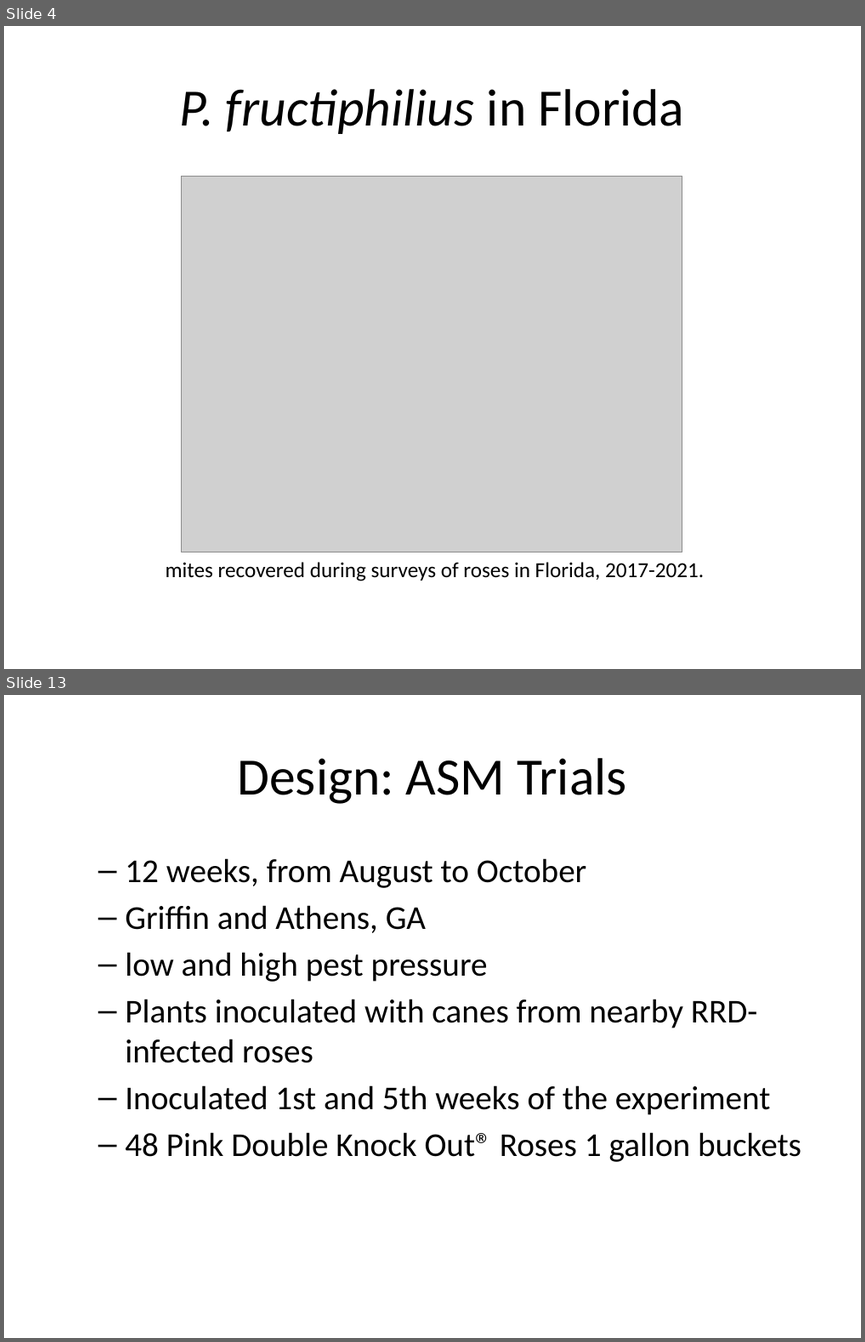
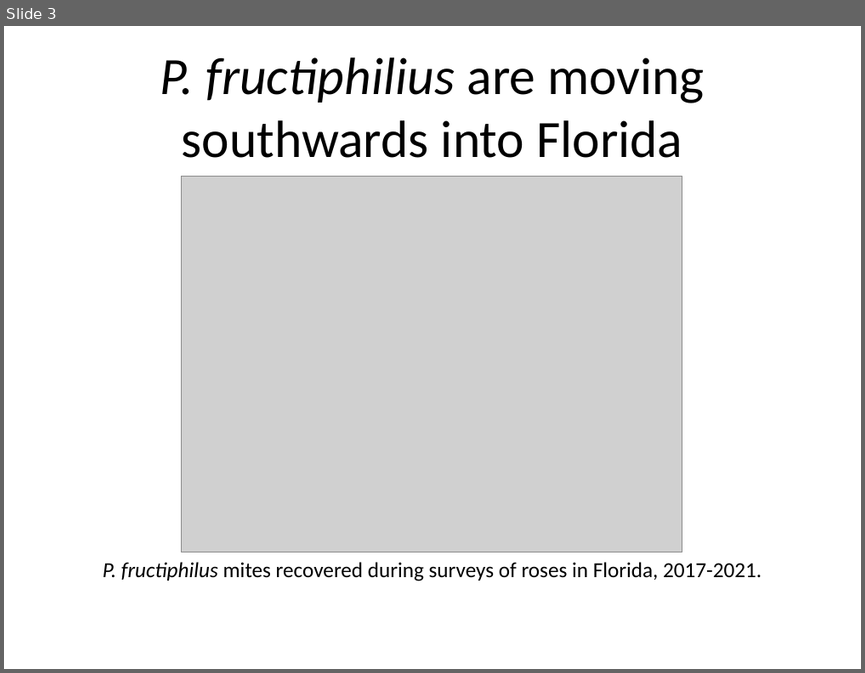
Before and after one commit to fiferworks/conference-presentations, a slide deck: asa-presentation-2021-denver.pptx. Shown one above the other, each under a label of ours: slides 4 and 13 before the commit, slide 3 after it; the slides between them are not shown. The pictures are 865x1342 and 865x673 pixels, drawn with LibreOffice and Linux fonts; fonts in the diff are those of the drawing; grey boxes stand for pictures. Boxes give left, top, right and bottom in pixels: in the first picture for what was removed or moved away, otherwise in the second. Text is boxed around its words. In the diff, an @@ line names an element or a change of style, - is before the commit and + after.

```diff
--- a/asa-presentation-2021-denver.pptx
+++ b/asa-presentation-2021-denver.pptx
@@ slide 13 removed at (4,695,861,1338), background #FFFFFF @@
@@ title removed at (237,758,626,804) @@
-Design: ASM Trials
@@ text removed at (125,858,801,1162) @@
-  – 12 weeks, from August to October
-  – Griffin and Athens, GA
-  – low and high pest pressure
-  – Plants inoculated with canes from nearby RRD-infected roses
-  – Inoculated 1st and 5th weeks of the experiment
-  – 48 Pink Double Knock Out® Roses 1 gallon buckets
@@ what was slide 4 is now slide 3 @@
@@ slide 3 changed as well @@
@@ title at (160,57,704,158): text changed; italic off @@
-P. fructiphilius in Florida
+P. fructiphilius are moving southwards into Florida
@@ text at (103,562,761,581): text changed @@
-mites recovered during surveys of roses in Florida, 2017-2021.
+P. fructiphilus mites recovered during surveys of roses in Florida, 2017-2021.
```
Also in this commit, not shown: 3 other slides changed, 1 slide added, 28 other slides removed, 56 other files.
